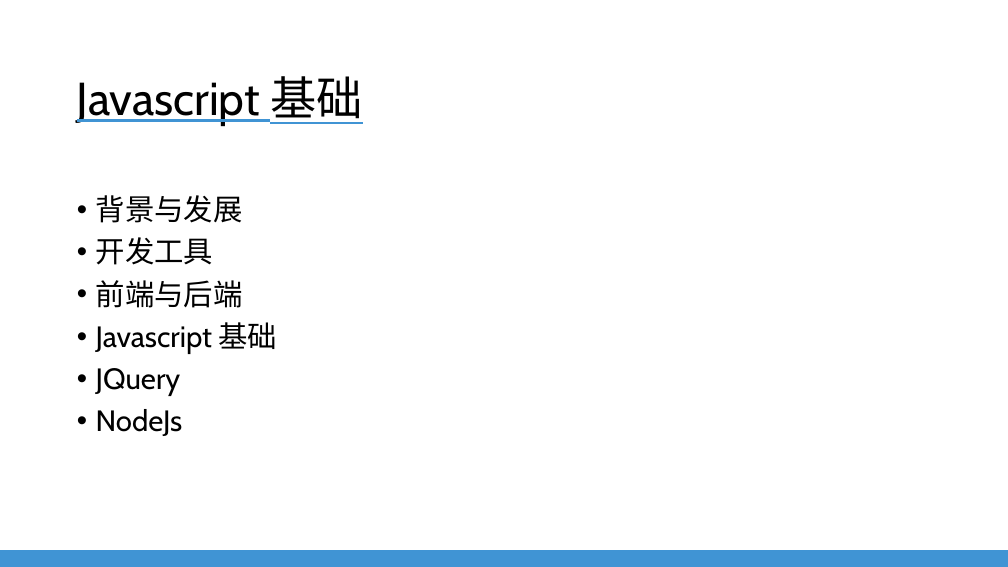
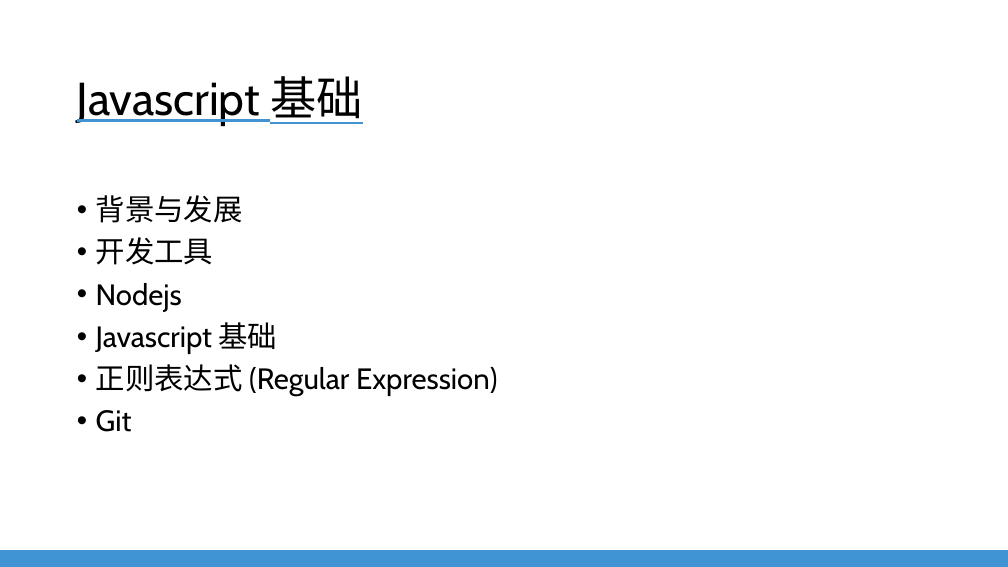
Before and after one commit to EverDoc/NLU, a slide deck: slide 3 of NLU Training - Javascript For QA.pptx. Drawn at 1008x567 pixels with LibreOffice and Linux fonts; fonts in the diff are those of the drawing; background and template pictures are left out. Boxes give left, top, right and bottom in pixels: in the first picture for what was removed or moved away, otherwise in the second. Text is boxed around its words. In the diff, an @@ line names an element or a change of style, - is before the commit and + after.

```diff
--- a/NLU Training - Javascript For QA.pptx
+++ b/NLU Training - Javascript For QA.pptx
@@ text at <box>96,283,182,312</box>: text changed @@
-• 前端与后端
+• Nodejs
@@ text at <box>96,364,497,432</box>: text changed @@
-• JQuery
-• NodeJs
+• 正则表达式 (Regular Expression)
+• Git
```
Also in this commit, not shown: 1 other slide changed, 1 slide removed.
